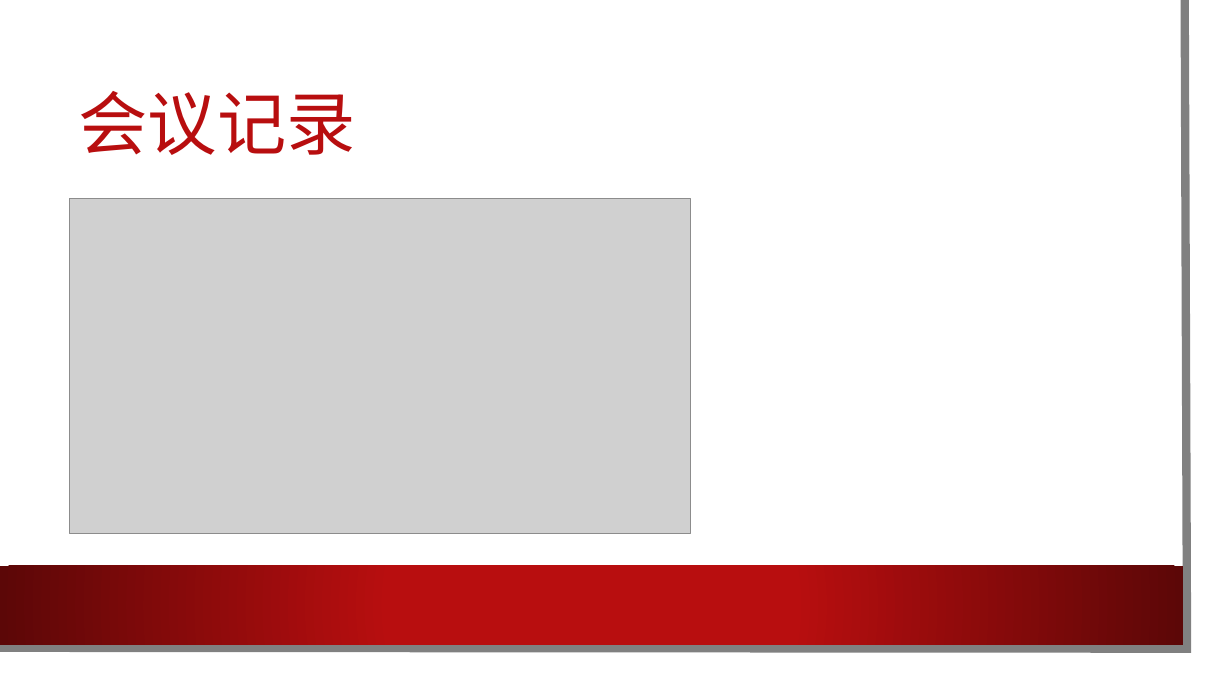
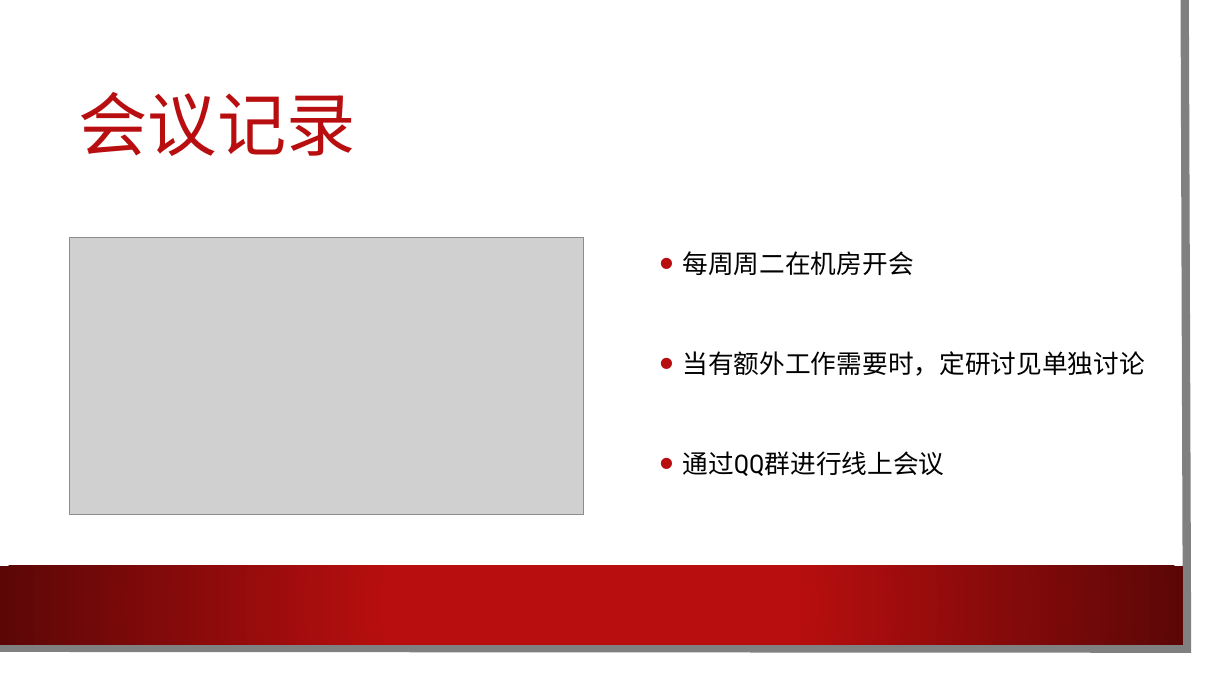
Before and after one commit to cylong1016/Nbalabala, a slide deck: slide 14 of 文档/软工.pptx (slide 6 before the commit). Drawn at 1232x693 pixels with LibreOffice and Linux fonts; fonts in the diff are those of the drawing; grey boxes stand for pictures; background and template pictures are left out. Boxes give left, top, right and bottom in pixels: in the first picture for what was removed or moved away, otherwise in the second. Text is boxed around its words. In the diff, an @@ line names an element or a change of style, - is before the commit and + after.

```diff
--- a/文档/软工.pptx
+++ b/文档/软工.pptx
@@ picture: place and size @@
-picture at [69, 199, 690, 533]
+picture at [69, 238, 583, 515]
@@ text added at [682, 251, 1145, 476], 20 pt, text #000000 @@
+• 每周周二在机房开会
+• 当有额外工作需要时，定研讨见单独讨论
+• 通过QQ群进行线上会议
```
Also in this commit, not shown: 3 other slides changed, 10 slides added, 1 slide removed.
